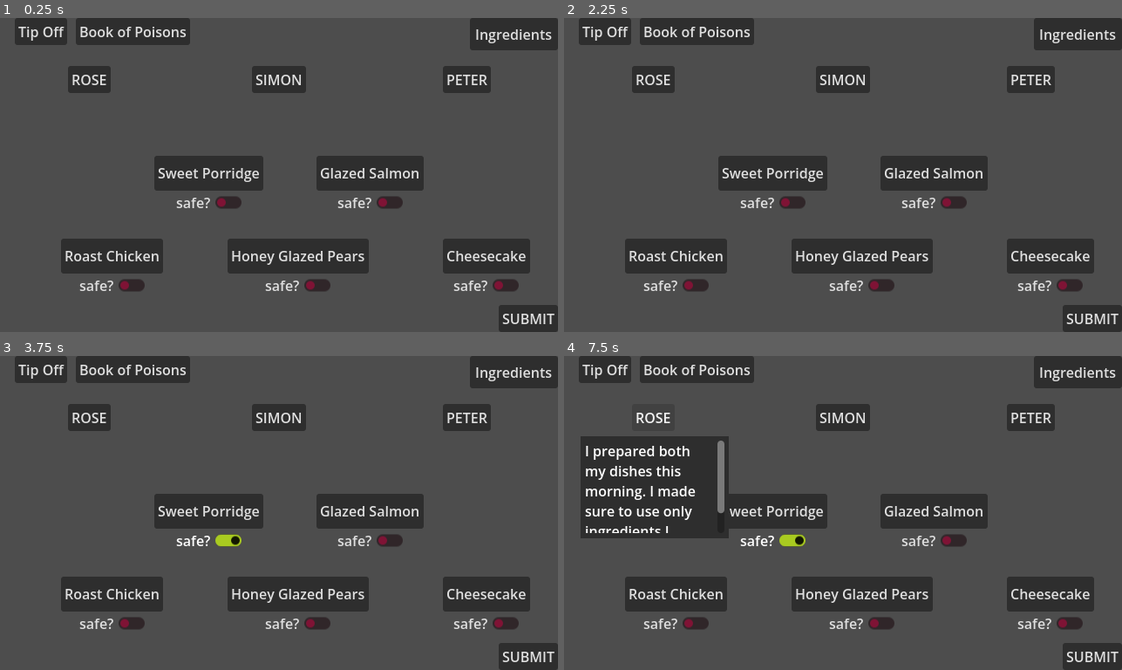
Above: before the commit, frames 1-4 (two rows, left to right).
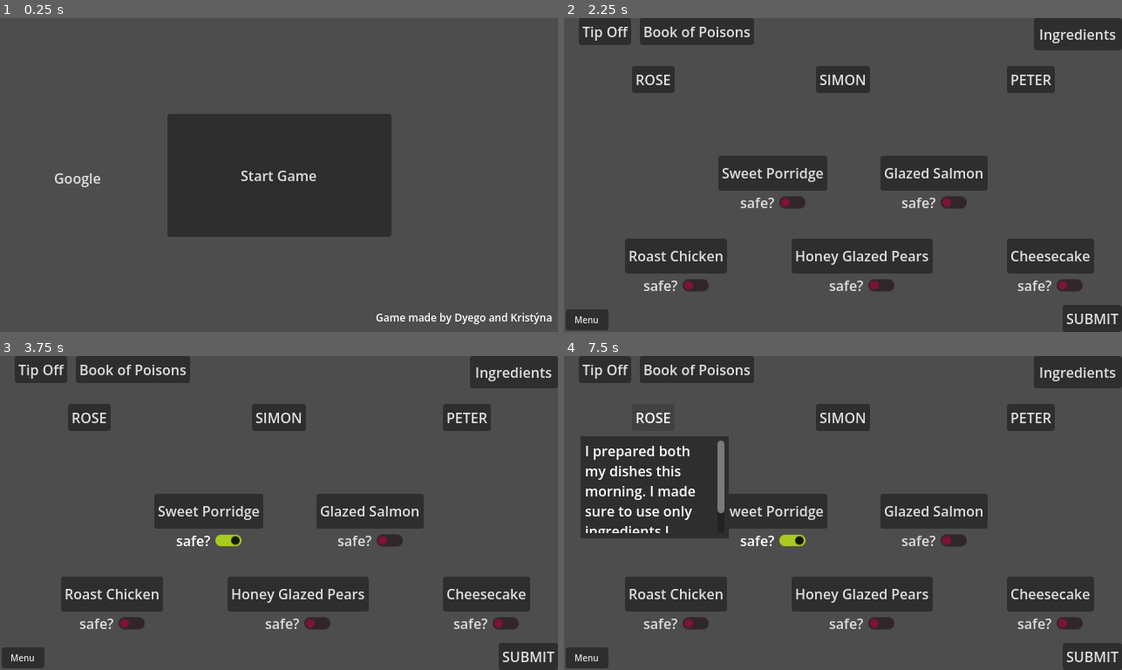
Above: after the commit, the same moments.

Repository: krstnvz/brackeys-gamejam
Game: Godot game, scene res://scenes/game/root.tscn
Same seed, same stepped clock (60 frames per second), same inputs: the game is played once before the commit and once after it. Before the commit the project starts from res://scenes/game/Main.tscn.
Inputs (mouse positions are in pixels of both pictures, inside the frame that each line leads up to):
- Up to frame 1 (0.25 s): no input
- Up to frame 2 (2.25 s): click (843, 175) at 0.5 s, where only the run after the commit has a clickable "Start Game"; click (586, 319) at 1.25 s, where only the run after the commit has a clickable "Menu"; click (843, 175) at 2 s, where only the run after the commit has a clickable "Start Game"
- Up to frame 3 (3.75 s): click "Sweet Porridge" at 2.75 s; click "safe?" at 3.5 s
- Up to frame 4 (7.5 s): click "Glazed Salmon" at 4.25 s; click "Roast Chicken" at 5 s; click "Honey Glazed Pears" at 5.75 s; click "Cheesecake" at 6.5 s; click "ROSE" at 7.25 s

The runs differ from the first frame. In frame 1, 28% of the frame differs, in the area x 2-100%, y 0-100%; in frame 2, 0.5%; in frame 3, 0.5%; in frame 4, 0.5%.

Commit message:
feat: add navigation logic

Diff:
--- a/project.godot
+++ b/project.godot
@@ -11,13 +11,14 @@
 [application]
 
 config/name="BrackeysGameJam"
-run/main_scene="uid://b1drsx2rxbw5b"
+run/main_scene="uid://c7dtq34kyi8t6"
 config/features=PackedStringArray("4.7", "GL Compatibility")
 config/icon="res://icon.svg"
 
 [autoload]
 
 GameGlobals="*uid://csodf5to383cu"
+Navigation="*uid://cx6vq3w2ip4e6"
 
 [display]
 
--- a/scenes/game/Main.tscn
+++ b/scenes/game/main_game.tscn
@@ -307,8 +307,16 @@
 offset_top = 96.0
 offset_right = 613.0
 offset_bottom = 201.0
-script = ExtResource("13_mmygw")
-cook_data = ExtResource("9_o6hgx")
+script = ExtResource("13_20abi")
+cook_data = ExtResource("9_wyrr4")
+
+[node name="Button" type="Button" parent="." unique_id=1698673446]
+offset_left = 2.0
+offset_top = 334.0
+offset_right = 51.0
+offset_bottom = 358.0
+theme_override_font_sizes/font_size = 10
+text = "Menu"
 
 [connection signal="refresh_ingredients" from="DishButton1" to="Overlays/IngredientsOverlay/ScrollContainer/VBoxContainer" method="_on_dish_button_refresh_ingredients"]
 [connection signal="refresh_ingredients" from="DishButton2" to="Overlays/IngredientsOverlay/ScrollContainer/VBoxContainer" method="_on_dish_button_refresh_ingredients"]
@@ -325,3 +333,4 @@
 [connection signal="button_up" from="Overlays/IngredientsOverlay/CancelButton" to="Overlays/IngredientsOverlay" method="_on_cancel_button_button_up"]
 [connection signal="button_up" from="Overlays/TipOffOverlay/CancelButton" to="Overlays/TipOffOverlay" method="_on_cancel_button_button_up"]
 [connection signal="button_up" from="Overlays/BookOverlay/CancelButton" to="Overlays/BookOverlay" method="_on_cancel_button_button_up"]
+[connection signal="button_up" from="Button" to="." method="_on_button_button_up"]
--- /dev/null
+++ b/scenes/game/main_menu.tscn
@@ -0,0 +1,41 @@
+[gd_scene format=3 uid="uid://ck42ph3l8v3dy"]
+
+[ext_resource type="Script" uid="uid://dkdvy6kaw8jrs" path="res://scripts/main_menu.gd" id="1_sbiqi"]
+
+[node name="MainMenu" type="Node" unique_id=564853700]
+script = ExtResource("1_sbiqi")
+
+[node name="Button" type="Button" parent="." unique_id=1858174954]
+anchors_preset = 8
+anchor_left = 0.5
+anchor_top = 0.5
+anchor_right = 0.5
+anchor_bottom = 0.5
+offset_left = -128.5
+offset_top = -70.5
+offset_right = 128.5
+offset_bottom = 70.5
+grow_horizontal = 2
+grow_vertical = 2
+size_flags_horizontal = 4
+size_flags_vertical = 4
+text = "Start Game"
+
+[node name="Label" type="Label" parent="." unique_id=1727803360]
+offset_left = 431.0
+offset_top = 335.0
+offset_right = 634.0
+offset_bottom = 353.0
+theme_override_font_sizes/font_size = 12
+text = "Game made by Dyego and Kristýna"
+
+[node name="LinkButton" type="LinkButton" parent="." unique_id=1358834027]
+offset_left = 62.0
+offset_top = 172.0
+offset_right = 121.0
+offset_bottom = 198.0
+text = "Google"
+underline = 1
+uri = "https:://www.google.com"
+
+[connection signal="button_up" from="Button" to="." method="_on_button_button_up"]
--- /dev/null
+++ b/scenes/game/root.tscn
@@ -0,0 +1,6 @@
+[gd_scene format=3 uid="uid://c7dtq34kyi8t6"]
+
+[ext_resource type="Script" uid="uid://b4xlxmrhgajmd" path="res://scripts/root.gd" id="1_oe3fm"]
+
+[node name="Root" type="Node" unique_id=1859238472]
+script = ExtResource("1_oe3fm")
--- a/scripts/game_manager.gd
+++ b/scripts/game_manager.gd
@@ -9,3 +9,6 @@
 			return
 
 	print("CORRECT SOLUTION, YOU LIVE! :)")
+
+func _on_button_button_up() -> void:
+	Navigation.go_to_menu()
--- /dev/null
+++ b/scripts/main_menu.gd
@@ -0,0 +1,12 @@
+extends Node
+
+# Called when the node enters the scene tree for the first time.
+func _ready() -> void:
+	pass # Replace with function body.
+
+# Called every frame. 'delta' is the elapsed time since the previous frame.
+func _process(delta: float) -> void:
+	pass
+
+func _on_button_button_up() -> void:
+	Navigation.start_game()
--- /dev/null
+++ b/scripts/navigation.gd
@@ -0,0 +1,29 @@
+extends Node
+
+var menu_scene: PackedScene = preload("res://scenes/game/main_menu.tscn")
+var game_scene: PackedScene = preload("res://scenes/game/main_game.tscn")
+
+var current_scene: Node = null
+var root: Node
+
+func start_game():
+	if current_scene != null:
+		current_scene.queue_free()
+
+	current_scene = game_scene.instantiate()
+	root.add_child(current_scene)
+
+func go_to_menu():
+	if current_scene != null:
+		current_scene.queue_free()
+
+	current_scene = menu_scene.instantiate()
+	root.add_child(current_scene)
+
+# Called when the node enters the scene tree for the first time.
+func _ready() -> void:
+	pass
+
+# Called every frame. 'delta' is the elapsed time since the previous frame.
+func _process(delta: float) -> void:
+	pass
--- /dev/null
+++ b/scripts/root.gd
@@ -0,0 +1,10 @@
+extends Node
+
+# Called when the node enters the scene tree for the first time.
+func _ready() -> void:
+	Navigation.root = self
+	Navigation.go_to_menu()
+
+# Called every frame. 'delta' is the elapsed time since the previous frame.
+func _process(delta: float) -> void:
+	pass
Not shown: 7 places in scenes/game/main_game.tscn that only renumber resources
Not shown, added: scripts/main_menu.gd.uid
Not shown, added: scripts/navigation.gd.uid
Not shown, added: scripts/root.gd.uid
